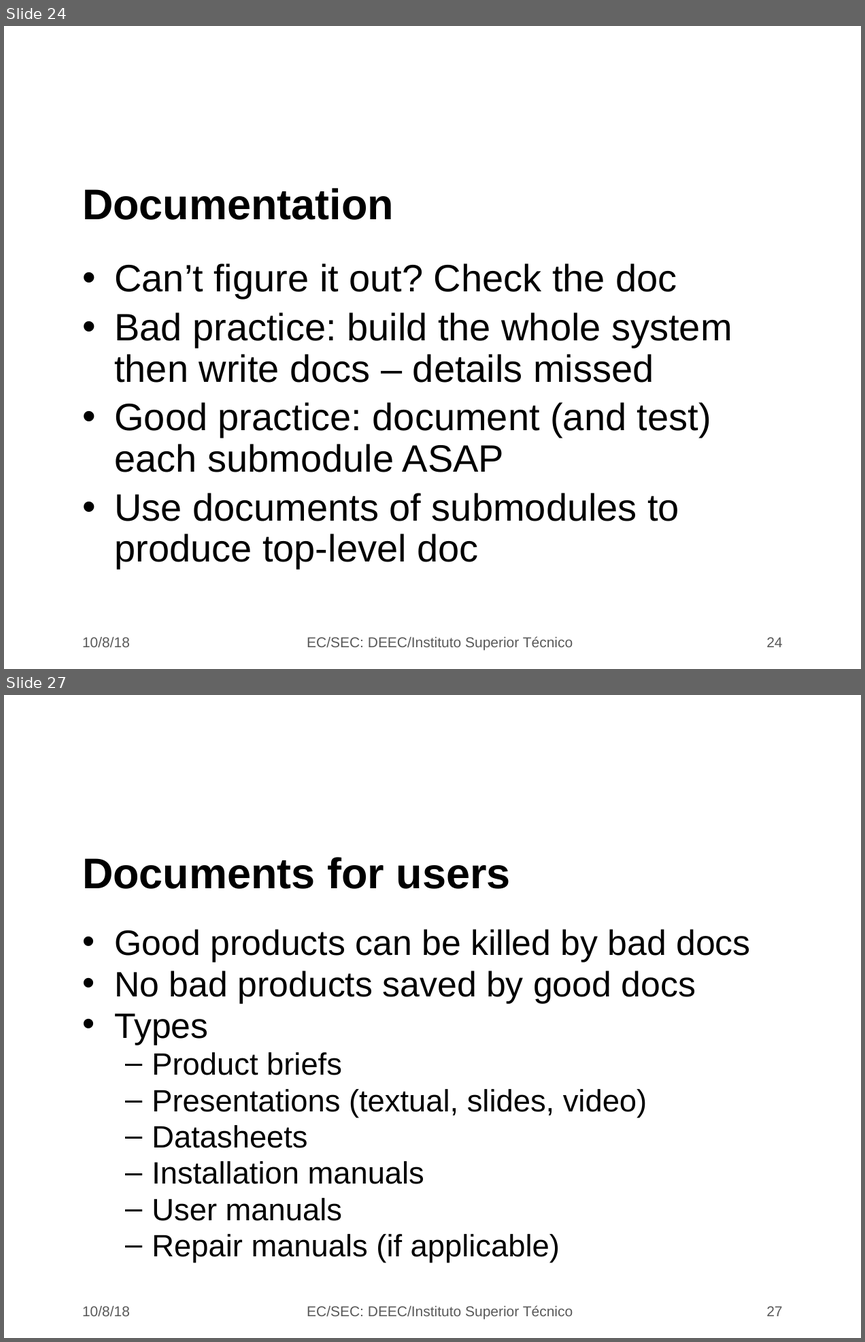
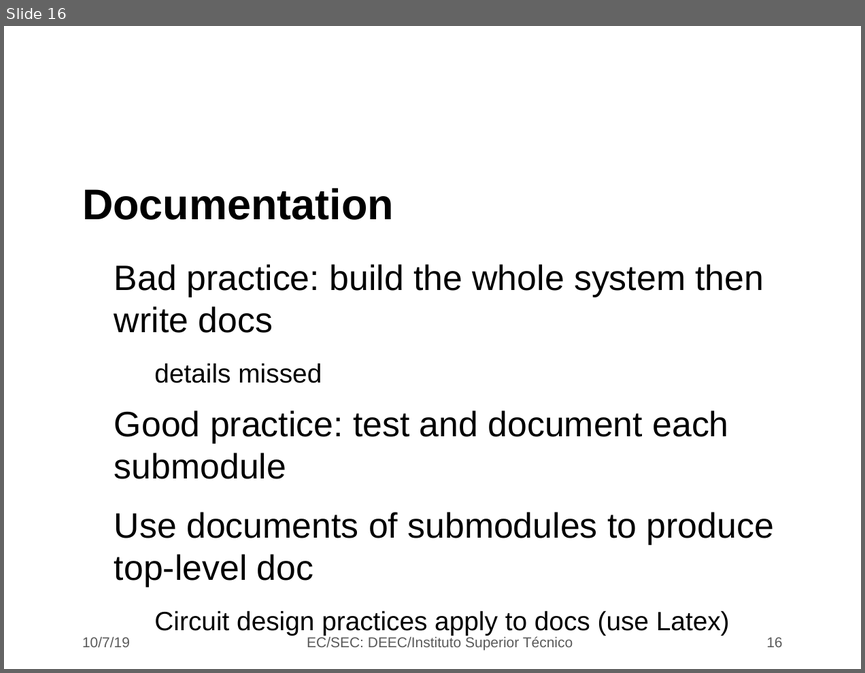
Before and after one commit to jjts/ist-sec, a slide deck: lectures/l6_design_choices/l6.odp. Shown one above the other, each under a label of ours: slides 24 and 27 before the commit, slide 16 after it; the slides between them are not shown. The pictures are 865x1342 and 865x673 pixels, drawn with LibreOffice and Linux fonts; fonts in the diff are those of the drawing; background and template pictures are left out. Boxes give left, top, right and bottom in pixels: in the first picture for what was removed or moved away, otherwise in the second. Text is boxed around its words. In the diff, an @@ line names an element or a change of style, - is before the commit and + after.

```diff
--- a/lectures/l6_design_choices/l6.odp
+++ b/lectures/l6_design_choices/l6.odp
@@ slide 27 removed at box(4, 695, 861, 1338), background picture (left out) @@
@@ title removed at box(82, 857, 511, 889) @@
-Documents for users
@@ text removed at box(114, 929, 750, 1263) @@
-• Good products can be killed by bad docs
-• No bad products saved by good docs
-• Types
-  – Product briefs
-  – Presentations (textual, slides, video)
-  – Datasheets
-  – Installation manuals
-  – User manuals
-  – Repair manuals (if applicable)
@@ text removed at box(82, 1306, 130, 1316) @@
-10/8/18
@@ text removed at box(307, 1305, 572, 1319) @@
-EC/SEC: DEEC/Instituto Superior Técnico
@@ page number removed at box(766, 1306, 782, 1316) @@
-27
@@ what was slide 24 is now slide 16 @@
@@ slide 16 changed as well @@
@@ text at box(114, 264, 764, 479): text changed; size 32 to 29.6 pt @@
-• Can’t figure it out? Check the doc
-• Bad practice: build the whole system then write docs – details missed
-• Good practice: document (and test) each submodule ASAP
+● Bad practice: build the whole system then write docs
+  − details missed
+● Good practice: test and document each submodule
@@ text at box(114, 512, 774, 587): size 32 to 29.6 pt in "Use documents of submodules to produce top-level ..."; bullet • to ●; line spacing 0.9 to 1; more space between paragraphs; bullet colour #000000 to #FFFFFF @@
@@ text at box(154, 611, 730, 635): paragraph added @@
+  − Circuit design practices apply to docs (use Latex)
@@ text at box(82, 637, 130, 647): text changed @@
-10/8/18
+10/7/19
@@ page number at box(766, 637, 782, 647): text changed @@
-24
+16
```
Also in this commit, not shown: 18 other slides changed, 7 other slides removed.
